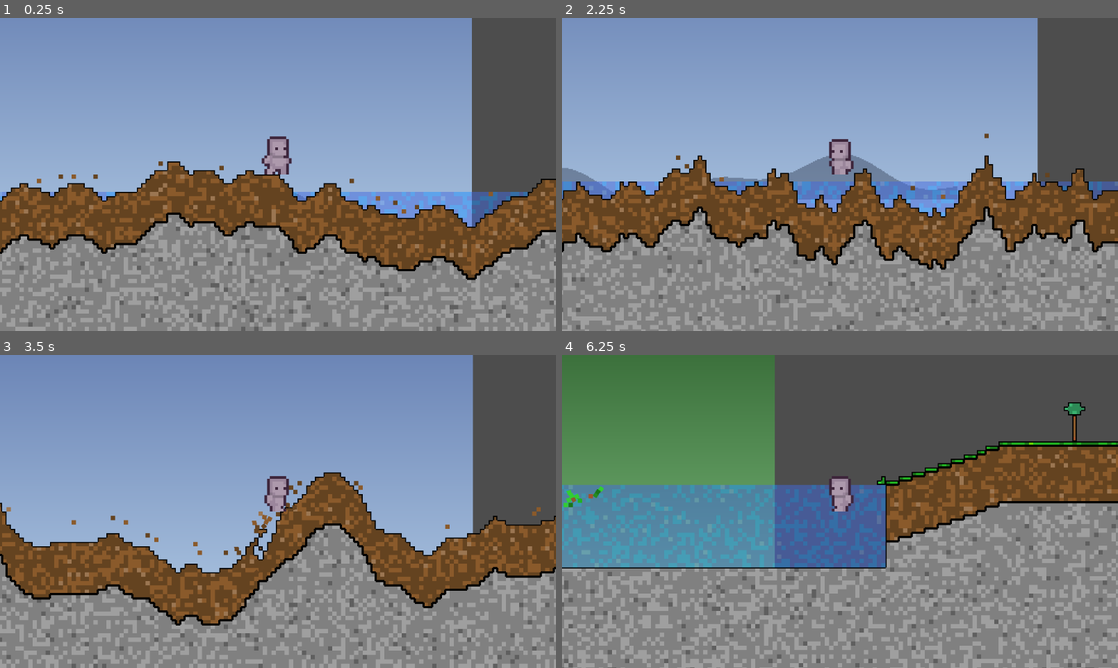
Above: before the commit, frames 1-4 (two rows, left to right).
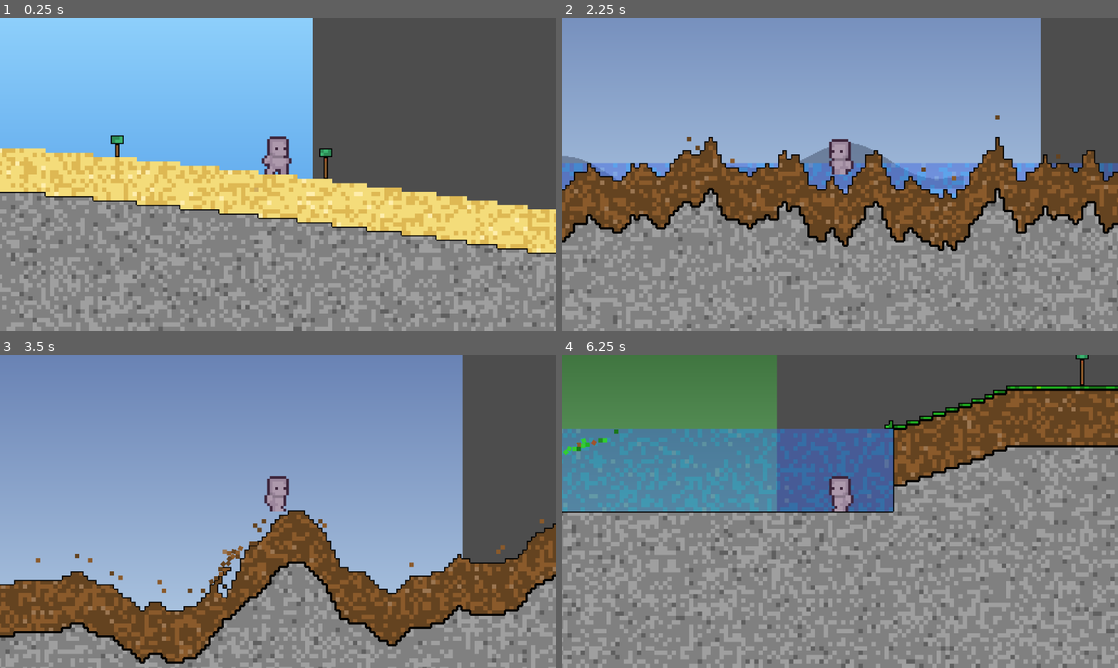
Above: after the commit, the same moments.

Repository: MessrsBrightside/pixel-mixel
Game: Godot game, scene res://scenes/main.tscn
Two runs of this game, one before a commit and one after it. Both use one fixed random seed, a clock stepped at 60 frames per second and the inputs below.
Inputs (mouse positions are in pixels of both pictures, inside the frame that each line leads up to):
- Up to frame 1 (0.25 s): no input
- Up to frame 2 (2.25 s): tap Enter (ui_accept) at 0.5, 0.77, 1.52 s; move the mouse to (962, 158) at 0.52 s; hold Right (ui_right) 0.53-2.03 s; tap 1 at 0.6 s; click (962, 158) at 0.67 s; move the mouse to (728, 190) at 1.27 s; tap 2 at 1.35 s; move the mouse to (895, 105) at 2.02 s; hold Left (ui_left) from 2.03 s (still down); tap 3 at 2.1 s
- Up to frame 3 (3.5 s): move the mouse to (250, 574) at 2.77 s; release Left (ui_left) at 2.78 s; hold Right (ui_right) from 2.78 s (still down); tap 4 at 2.85 s; click (250, 574) at 2.92 s; tap Enter (ui_accept) at 3.02 s
- Up to frame 4 (6.25 s): move the mouse to (1006, 558) at 3.52 s; tap 5 at 3.6 s; tap Enter (ui_accept) at 3.77, 4.52, 6.02 s; move the mouse to (673, 464) at 4.27 s; release Right (ui_right) at 4.28 s; hold Left (ui_left) 4.28-5.03 s; tap 6 at 4.35 s; move the mouse to (867, 511) at 5.02 s; hold Right (ui_right) 5.03-5.78 s; tap 7 at 5.1 s; click (867, 511) at 5.17 s; move the mouse to (756, 433) at 5.77 s; hold Left (ui_left) from 5.78 s (still down); tap 8 at 5.85 s

The runs differ from the first frame. In frame 1, 76% of the frame differs, in the area x 0-100%, y 0-100%; in frame 2, 33%; in frame 3, 33%; in frame 4, 53%.

Commit message:
Default to ocean shore biome on launch

Diff:
--- a/scenes/main.gd
+++ b/scenes/main.gd
@@ -43,7 +43,7 @@
 	_label.add_theme_font_size_override("font_size", 12)
 	_label.z_index = 2
 	add_child(_label)
-	_generate_preset(0)
+	_generate_biome("ocean_shore", 42)
 
 
 func _process(_delta: float) -> void:
